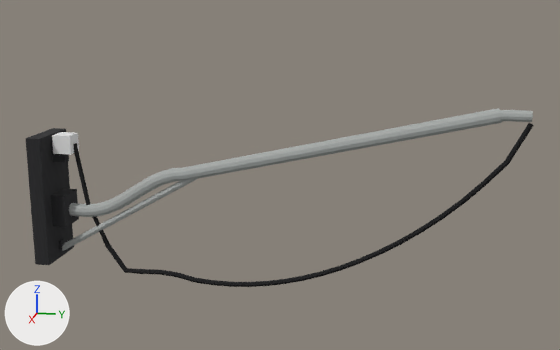
A saved change to the OBJ model src/main/resources/assets/realgrid/models/block/pole_light_mount/arm_3_straight_wired.obj.
Both versions are drawn from a 50 mm lens placed at (5.27, 1.62, 1.92), pointed at (0.48, 0.66, 0.72). The axes (+X, +Y, +Z) are drawn at lower left. The lights are the same throughout. The older version comes first. Where no turn or scale is listed for an object, it has been applied to the vertices. Vertices at exactly the same position are counted once.

In view in the first picture: 'pole_light_mount_3_straight_wired'.
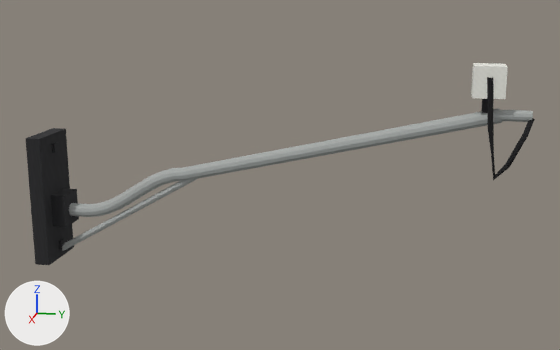
What differs and where, as boxes [x1, y1, x2, y2] in the pictures (560 x 350 px):
'pole_light_mount_3_straight_wired', reshaped (13% taller)
    before: [25, 108, 534, 287]
    after: [25, 63, 535, 265]
part 1 of me_pole_light_mount_3_straight_wired, added
    after: [481, 99, 494, 113]
part 2 of me_pole_light_mount_3_straight_wired, added
    after: [471, 63, 508, 99]
part 3 of me_pole_light_mount_3_straight_wired, added
    after: [487, 77, 535, 180]
part 4 of me_pole_light_mount_3_straight_wired, deleted
    before: [73, 123, 534, 287]
part 5 of me_pole_light_mount_3_straight_wired, deleted
    before: [52, 132, 79, 155]
part 6 of me_pole_light_mount_3_straight_wired, deleted
    before: [52, 153, 69, 162]

The edits, one by one:
me_pole_light_mount_3_straight_wired is used by ob_pole_light_mount_3_straight_wired; location (0.0, 0.0, 0.0).
Verts and faces of me_pole_light_mount_3_straight_wired; kept vertices keep their numbers, new ones are numbered from 428.
Before the commit, vertices of me_pole_light_mount_3_straight_wired: 24 (0.47, -0.9, 0.81), 25 (0.53, -0.9, 0.81) at pixel (52, 152), 264 (0.47, -0.9, 0.75), 265 (0.53, -0.9, 0.75) at pixel (52, 161), 266 (0.53, -0.81, 0.75) at pixel (64, 162).
Before the commit, vertices of me_pole_light_mount_3_straight_wired: 267 (0.47, -0.81, 0.75) at pixel (69, 160), 268 (0.47, -0.81, 0.81), 269 (0.53, -0.81, 0.81) at pixel (64, 153).
me_pole_light_mount_3_straight_wired had 428 vertices, 395 faces and spanned x 0.31..0.69, y -1.0..2.2, z -0.07..1.2.
me_pole_light_mount_3_straight_wired now has 316 vertices, 281 faces and spans x 0.31..0.69, y -1.0..2.2, z 0.06..1.46.
me_pole_light_mount_3_straight_wired part 1: a new loose piece, a box spanning x 0.469..0.531, y 1.896..1.959, z 1.174..1.268, in mat_clamp (picture img_pole_light_mount_clamp).
me_pole_light_mount_3_straight_wired part 2: a new loose piece, a box spanning x 0.41..0.59, y 1.83..2.02, z 1.27..1.46, in mat_porcelain (its picture is missing).
me_pole_light_mount_3_straight_wired part 3: a new loose piece of 36 vertices spanning x 0.49..0.61, y 1.91..2.2, z 0.78..1.39, in mat_cable (picture img_pole_light_mount_cable).
me_pole_light_mount_3_straight_wired part 4: the loose piece of 150 vertices spanning x 0.48..0.52, y -0.77..2.2, z -0.07..1.12 is deleted.
me_pole_light_mount_3_straight_wired part 5: the loose piece of 8 vertices spanning x 0.44..0.56, y -0.87..-0.75, z 0.81..0.94 is deleted.
Part 6, on me_pole_light_mount_3_straight_wired:
Vertices deleted: 264 to 269 (with the faces that use them).
